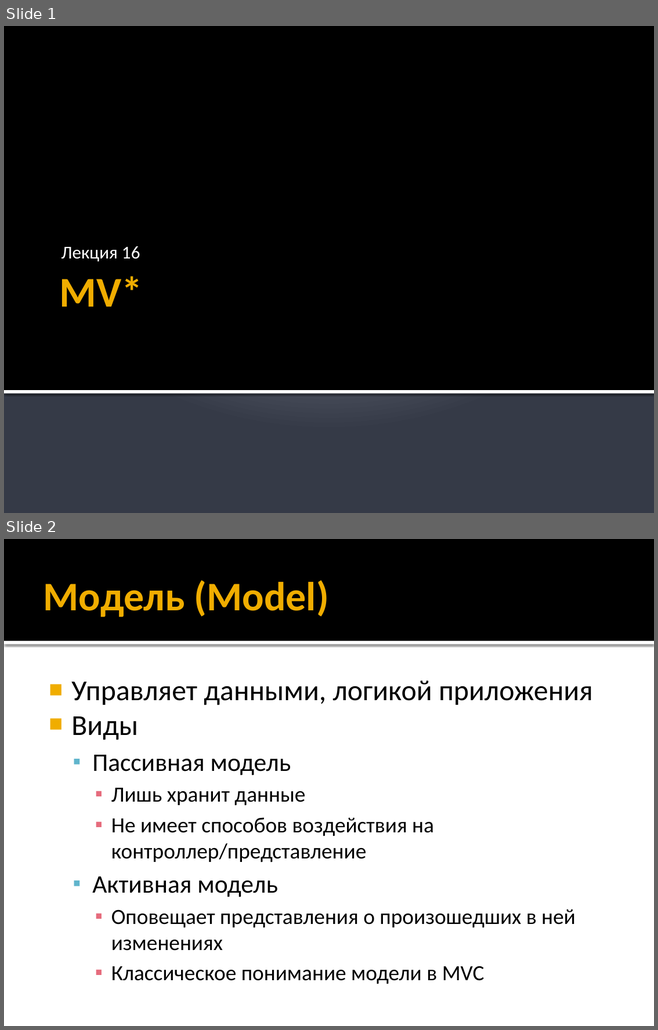
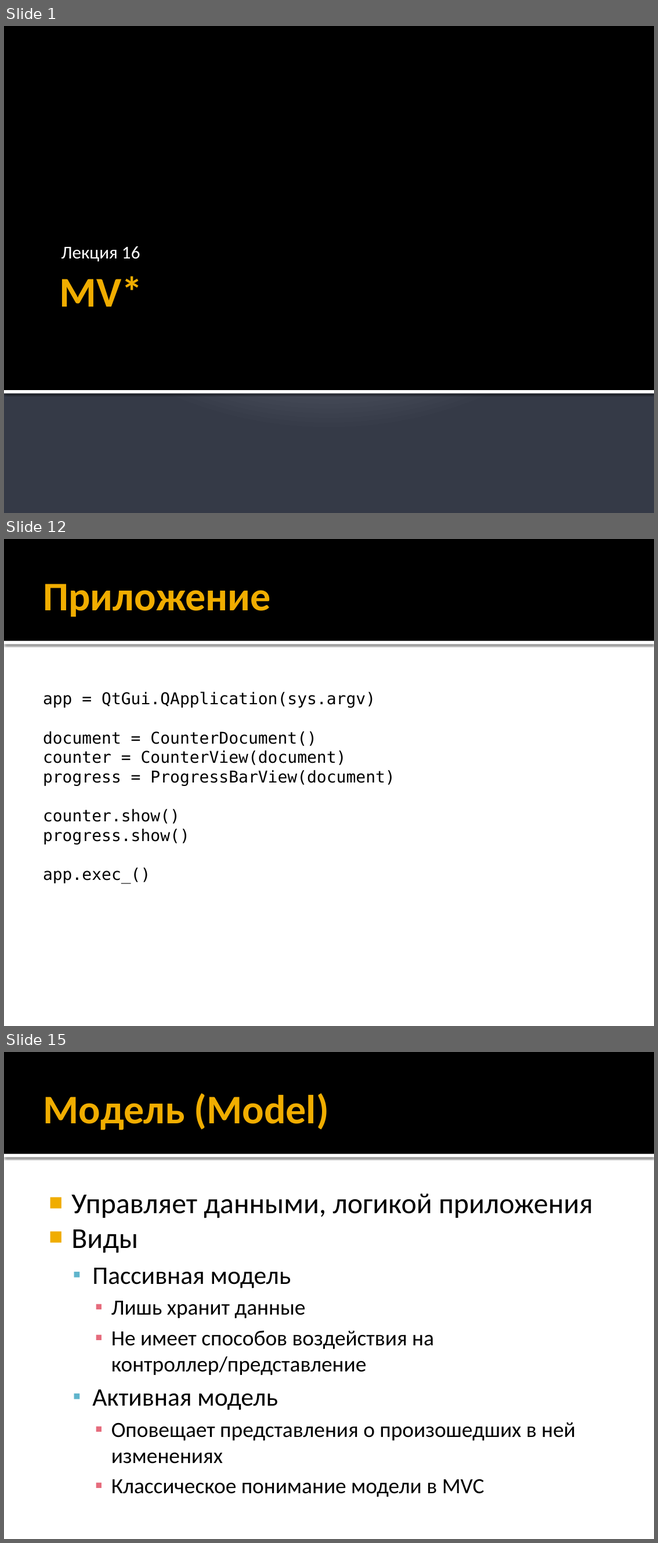
Before and after one commit to iv-sergius/ood, a slide deck: lectures/16.mvxx/mvxx.pptx. Shown one above the other, each under a label of ours: slides 1 and 2 before the commit, slides 1, 12 and 15 after it; the slides between them are not shown. The pictures are 658x1030 and 658x1543 pixels, drawn with LibreOffice and Linux fonts; fonts in the diff are those of the drawing. Boxes give left, top, right and bottom in pixels: in the first picture for what was removed or moved away, otherwise in the second. Text is boxed around its words. In the diff, an @@ line names an element or a change of style, - is before the commit and + after.

```diff
--- a/lectures/16.mvxx/mvxx.pptx
+++ b/lectures/16.mvxx/mvxx.pptx
@@ slide 12 added at box(4, 539, 654, 1026), background #FFFFFF; not listed: 2 template elements that a slide beside it also shows @@
@@ title added at box(43, 584, 271, 617), 45 pt, text #F0AD00, bold @@
+Приложение
@@ text added at box(43, 692, 394, 884), 18 pt, text #000000 @@
+app = QtGui.QApplication(sys.argv)
+document = CounterDocument()
+counter = CounterView(document)
+progress = ProgressBarView(document)
+counter.show()
+progress.show()
+app.exec_()
@@ what was slide 2 is now slide 15 @@
```
Also in this commit, not shown: 1 slide changed, 16 other slides added, 1 slide removed, 1 other file.
